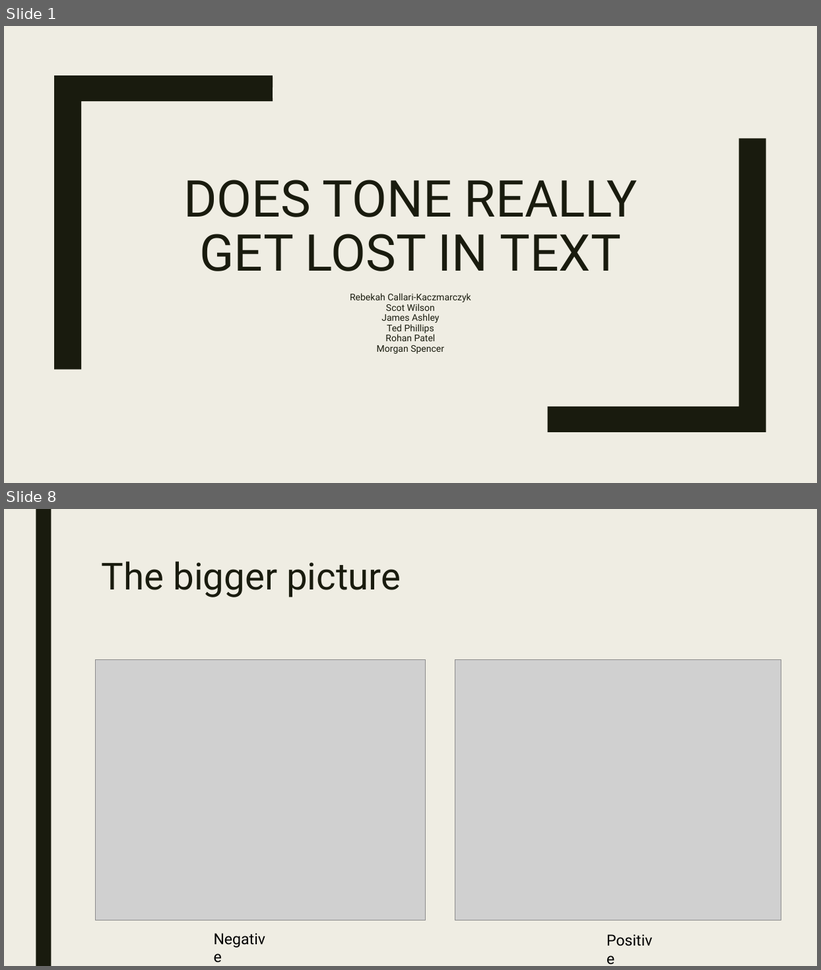
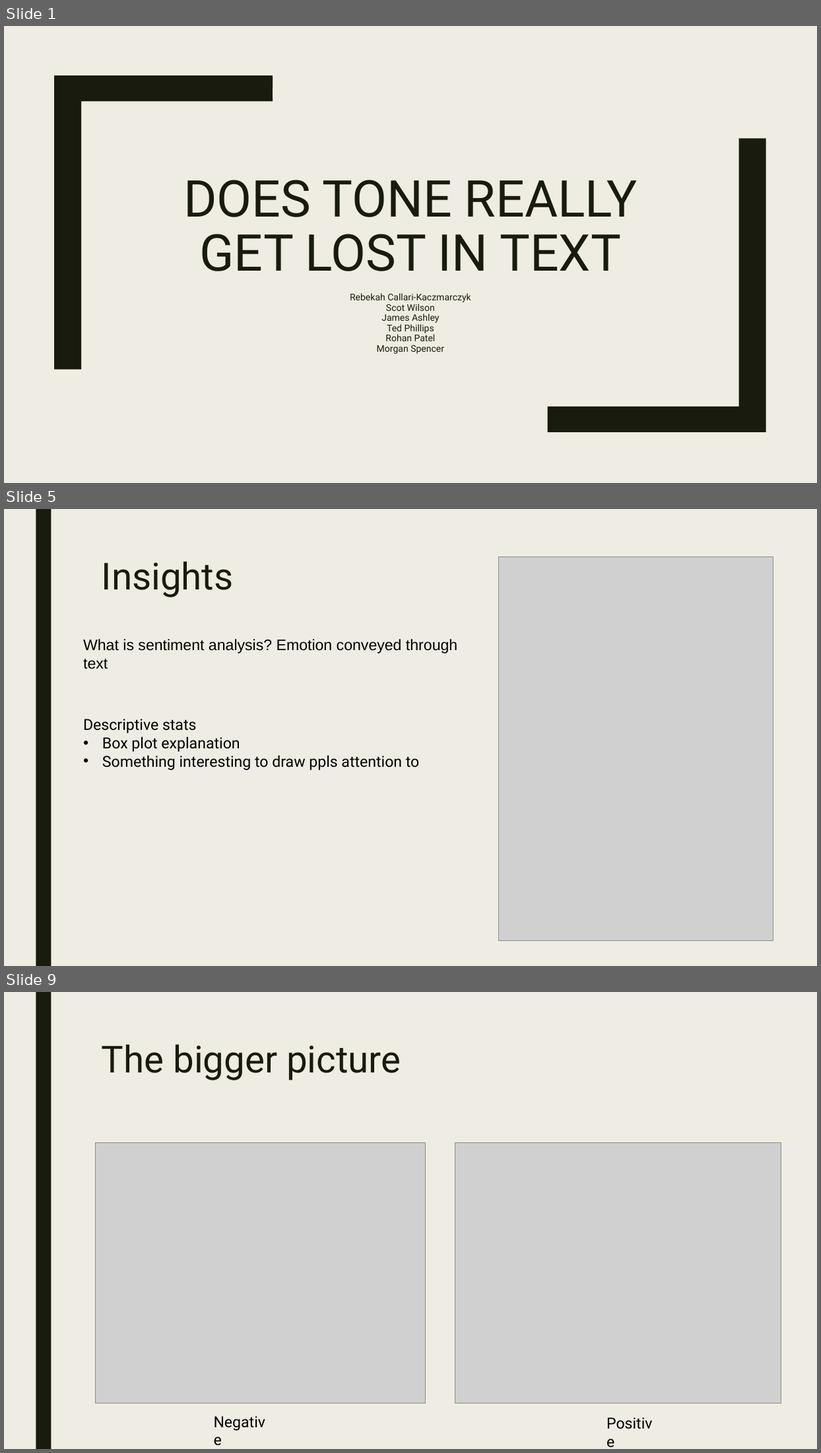
Before and after one commit to James-Ashley/sentiment_analysis, a slide deck: Group_project_deck.pptx. Shown one above the other, each under a label of ours: slides 1 and 8 before the commit, slides 1, 5 and 9 after it; the slides between them are not shown. The pictures are 821x970 and 821x1453 pixels, drawn with LibreOffice and Linux fonts; fonts in the diff are those of the drawing; grey boxes stand for pictures; background and template pictures are left out. Boxes give left, top, right and bottom in pixels: in the first picture for what was removed or moved away, otherwise in the second. Text is boxed around its words. In the diff, an @@ line names an element or a change of style, - is before the commit and + after.

```diff
--- a/Group_project_deck.pptx
+++ b/Group_project_deck.pptx
@@ slide 5 added at (4,509,817,966), background #EFEDE3; not listed: 1 template element that a slide beside it also shows @@
@@ title added at (102,561,234,597), 44 pt, text #191B0E @@
+Insights
@@ picture added at (499,557,773,941) @@
@@ text added at (83,639,457,669), 18 pt, text #000000 @@
+What is sentiment analysis? Emotion conveyed through text
@@ text added at (83,719,419,770), 18 pt, text #000000 @@
+Descriptive stats
+• Box plot explanation
+• Something interesting to draw ppls attention to
@@ what was slide 8 is now slide 9 @@
```
Also in this commit, not shown: 5 slides changed, 3 other slides added, 3 slides removed.
